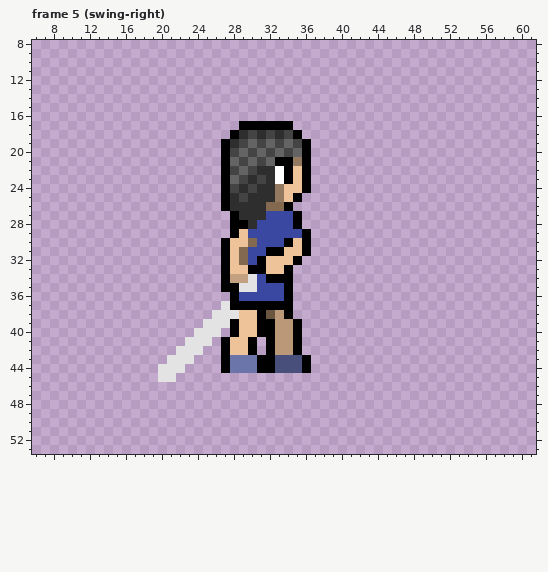
Two states of a pixel-art file, Shroomfall/entity/player/item.aseprite. The first picture shows the starting point.
64x64 pixels, 32 frames. Shown: frame 5 (swing-right): x 6..61, y 8..53. The commit also changed other frames, which this record leaves out.
The result:
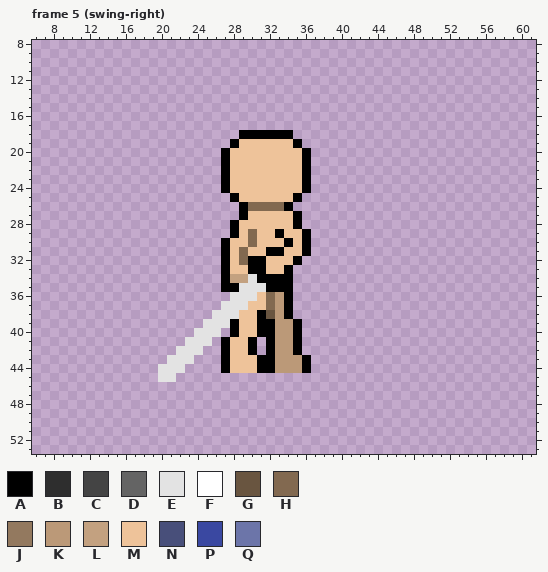
Palette (. is transparent): A #000000  B #2e2e2e  C #444444  D #646464  E #e3e3e3  F #ffffff  G #695540  H #826950  J #93795f  K #bb9978  L #c3a180  M #eec39a  N #484f7a  P #3a48a1  Q #6c75a9
The exact change:
Frame 5 (swing-right), layer "Layer 3":
The edit turns colour B into colour A in row 18 at x 29, 31 and 33; in row 19 at x 28; in row 25 at x 28; in rows 26 to 27 at x 29.
The edit turns colour C into colour A in row 18 at x 30, 32 and 34; in row 19 at x 35.
The edit turns colour P into colour A in row 29 at x 33; in row 32 at x 30; in row 34 at x 31; in row 35 at x 32 to 33.
The edit turns colour A into colour E in row 36 at x 28; in row 37 at x 28 to 29.
The edit turns colour P into colour E in row 35 at x 31; in row 36 at x 29 to 30.
The edit turns colour A into colour H in row 37 at x 32.
The edit turns colour B into colour H in row 26 at x 30 to 31.
The edit turns colour P into colour H in row 29 at x 30; in row 36 at x 32.
The edit turns colour A into colour K in row 37 at x 33.
The edit turns colour N into colour K in rows 43 to 44 at x 33 to 35.
The edit turns colour P into colour K in row 36 at x 33.
The edit turns colour A into colour M in row 21 at x 33 to 34; in rows 22 to 23 at x 34; in row 28 at x 29; in row 37 at x 30 to 31.
The edit turns colour B into colour M in row 22 at x 31 to 32; in row 23 at x 30 and 32; in row 24 at x 29 and 31 to 32; in row 25 at x 30 to 32; in row 27 at x 30 to 31; in row 28 at x 30.
The edit turns colour C into colour M in row 19 at x 29, 31 and 33; in row 20 at x 28, 30, 32 and 34; in row 21 at x 29 and 31; in row 22 at x 28 and 30; in row 23 at x 29 and 31; in row 24 at x 28 and 30.
The edit turns colour C into colour M in row 25 at x 29.
The edit turns colour D into colour M in row 19 at x 30, 32 and 34; in row 20 at x 29, 31, 33 and 35; in row 21 at x 28, 30 and 32; in row 22 at x 29; in row 23 at x 28.
The edit turns colour F into colour M in rows 22 to 23 at x 33.
The edit turns colour J into colour M in row 21 at x 35; in rows 24 to 25 at x 33.
The edit turns colour P into colour M in row 27 at x 32 to 34; in row 28 at x 31 to 34; in row 29 at x 31 to 32 and 34 to 35; in row 30 at x 31 to 33; in row 31 at x 30 to 31; in row 36 at x 31.
The edit turns colour Q into colour M in rows 43 to 44 at x 28 to 30.
The edit erases colour A in row 17 at x 29 to 34; in row 18 at x 28 and 35; in row 19 at x 27 and 36; in rows 25 to 26 at x 27; in row 27 at x 28.
The edit erases colour B in row 26 at x 28.
Pixel boxes of the changes (left, top, right, bottom) in both pictures:
changed: (221, 121, 311, 310)
changed: (230, 355, 302, 373)
